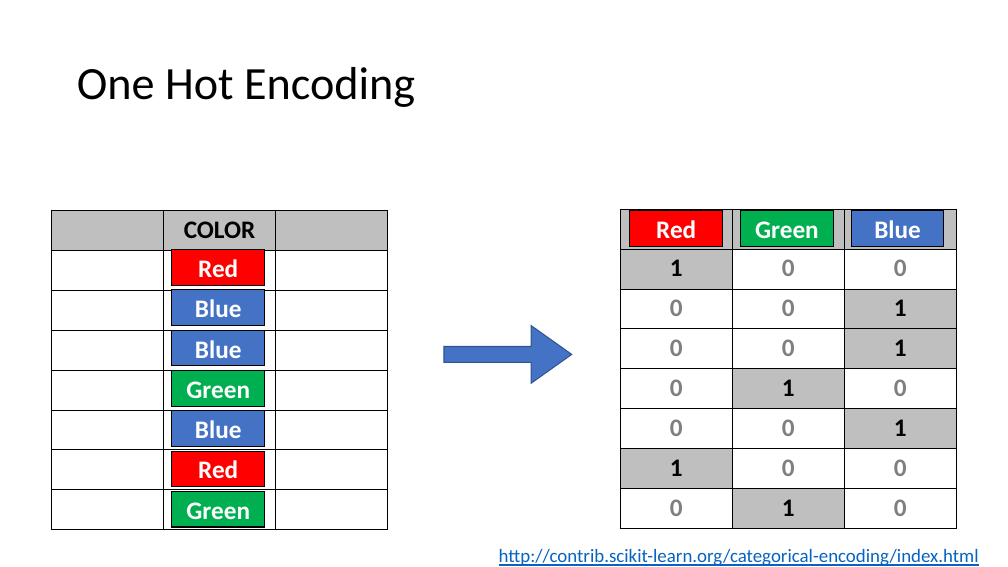
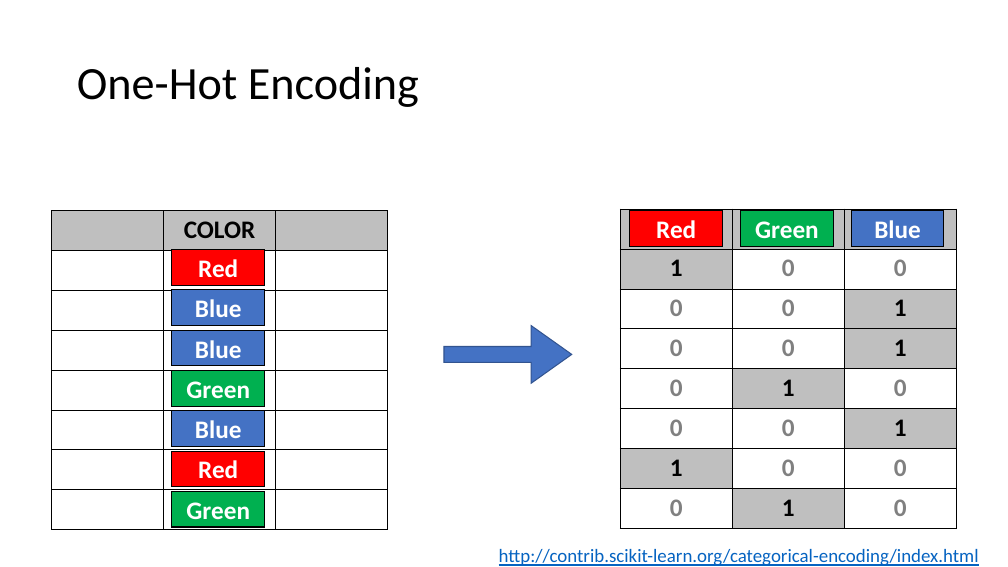
Before and after one commit to mathphysmx/teaching-ml, a slide deck: slide 3 of slides/03_ML_MLprojectExample.pptx (slide 2 before the commit). Drawn at 1008x567 pixels with LibreOffice and Linux fonts; fonts in the diff are those of the drawing. Boxes give left, top, right and bottom in pixels: in the first picture for what was removed or moved away, otherwise in the second. Text is boxed around its words. In the diff, an @@ line names an element or a change of style, - is before the commit and + after.

```diff
--- a/slides/03_ML_MLprojectExample.pptx
+++ b/slides/03_ML_MLprojectExample.pptx
@@ title at <box>77,67,419,107</box>: text changed @@
-One Hot Encoding
+One-Hot Encoding
```
Also in this commit, not shown: 1 other slide changed, 1 slide added, 4 other files.
